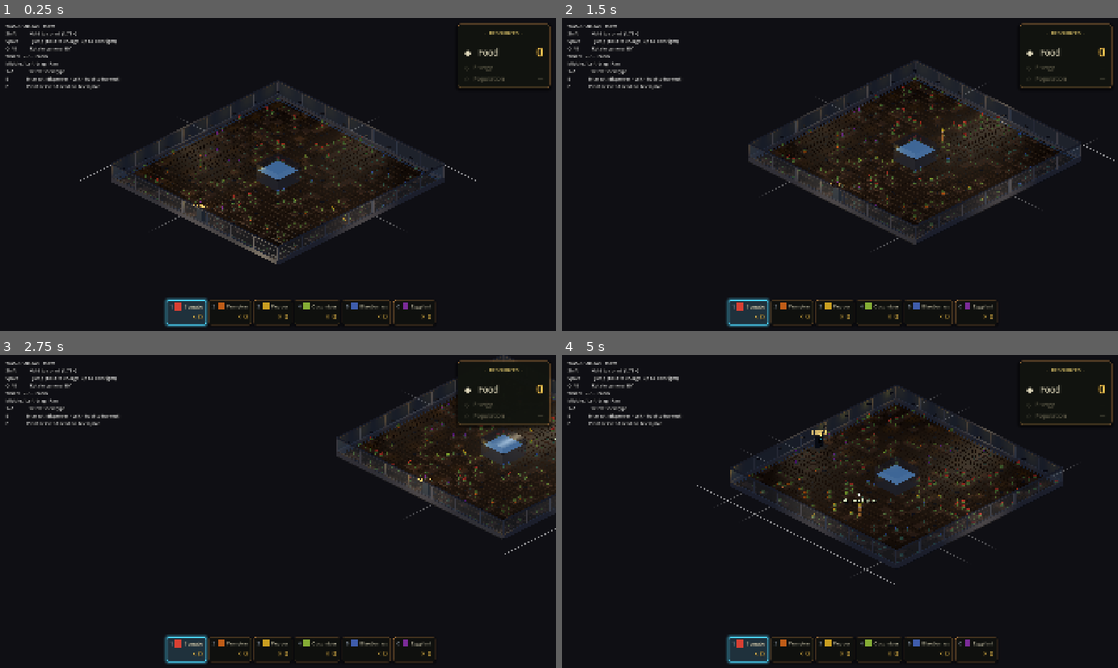
Above: before the commit, frames 1-4 (two rows, left to right).
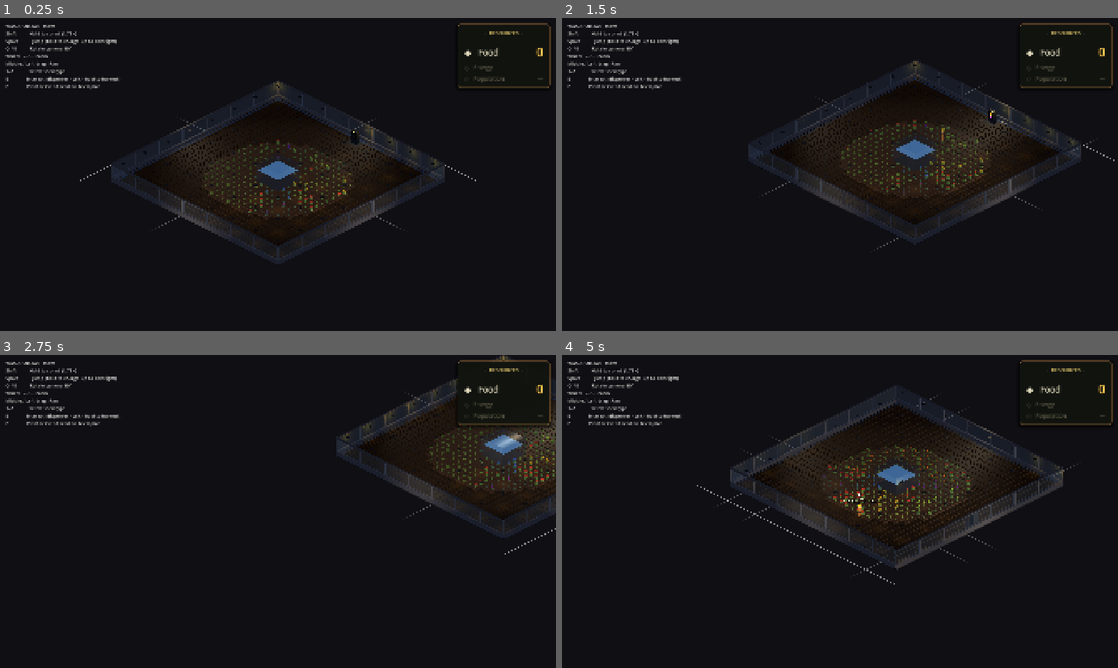
Above: after the commit, the same moments.

Repository: jaredclarkgay/space-tower-iso
Game: Godot game, scene res://scenes/iso_prototype/iso_prototype.tscn
Same seed, same stepped clock (60 frames per second), same inputs: the game is played once before the commit and once after it.
Inputs (mouse positions are in pixels of both pictures, inside the frame that each line leads up to):
- Up to frame 1 (0.25 s): no input
- Up to frame 2 (1.5 s): tap Enter at 0.5 s; move the mouse to (962, 158) at 0.52 s; hold D (move_right) 0.53-1.25 s; hold E (interact) 0.53-1.25 s; click (962, 158) at 0.67 s; tap Space (jump) at 0.77, 1.25 s; tap P (plant) at 0.8 s; drag from (728, 190) to (812, 237) at 1.27 s
- Up to frame 3 (2.75 s): tap Enter at 2 s; move the mouse to (333, 442) at 2.02 s; hold D (move_right) from 2.03 s (still down); hold Middle mouse button (camera_pan) from 2.03 s (still down); click (333, 442) at 2.17 s; tap P (plant) at 2.3 s
- Up to frame 4 (5 s): release D (move_right) at 2.75 s; release Middle mouse button (camera_pan) at 2.75 s; tap Space (jump) at 2.75, 3.77, 4.25 s; drag from (812, 574) to (673, 464) at 2.77 s; tap Enter at 3.5 s; move the mouse to (1006, 558) at 3.52 s; hold A (move_left) 3.53-4.25 s; hold R (camera_rotate_right) 3.53-4.25 s; click (1006, 558) at 3.67 s; tap P (plant) at 3.8 s; drag from (673, 464) to (756, 433) at 4.27 s

The runs differ from the first frame. In frame 1, 4.2% of the frame differs, in the area x 20-79%, y 20-99%; in frame 2, 4.0%; in frame 3, 3.1%; in frame 4, 4.4%, in the area x 29-91%, y 10-99%.

Commit message:
feat(iso): radial starter ring + camera/HUD reveal polish
Four operator-driven changes after first playthrough:

- CAMERA_YAW_DEG_INITIAL: 45° → -135°. Default camera now sits at
  the NW corner looking SE so the south-wall dispenser is visible
  front-and-centre on first spawn instead of behind the camera.
- Starter garden is a contiguous radial ring around the elevator
  (every cell within STARTER_GARDEN_RADIUS = 9.5 grid units gets a
  Voronoi-assigned plant type). Outside the ring stays empty for
  the player to plant into. Replaces the random shuffle that
  produced scattered patches.
- Dispenser overhead "SEEDS" label is hidden by default, fades in
  when the player walks into interaction range, fades out when
  they step away. Raised higher above the chassis for breathing room.
- SeedHud is hidden until the player's first successful dispenser
  interaction (driven by GameState.dispenser_first_used). Reveals
  with a fade + slight scale-pop. Added a "SEEDS" header above the
  cell row so the × N values read as seed counts, not fruit counts.

Co-Authored-By: Claude Opus 4.7 (1M context) <noreply@anthropic.com>

Diff:
--- a/autoloads/constants.gd
+++ b/autoloads/constants.gd
@@ -45,7 +45,10 @@
 
 # --- Camera (3D orthographic) ---
 const CAMERA_TILT_DEG := -30.0          # X rotation: looks down at the floor
-const CAMERA_YAW_DEG_INITIAL := 45.0    # Y rotation default
+# Y rotation default — places the camera at the NW corner looking SE so the
+# south-wall seed dispenser is visible front-and-centre on first spawn,
+# rather than behind the camera (where 45° put it).
+const CAMERA_YAW_DEG_INITIAL := -135.0
 const CAMERA_ROTATE_DURATION := 0.2     # seconds per 90° snap
 const CAMERA_DISTANCE := 20.0           # camera→pivot distance along its local frame
 const CAMERA_ORTHO_SIZE_DEFAULT := 40.0 # initial size (smaller = zoomed in); fits 30×30 floor
@@ -185,7 +188,13 @@
 # empty plots the player plants into using seeds dispensed by the perimeter
 # dispenser. Total density is conserved relative to the old auto-fill so the
 # floor doesn't read sparse on first arrival.
-const STARTER_GARDEN_DENSITY := 0.3        # fraction of non-elevator plots planted at start
+# Starter garden is now a contiguous circular region around the elevator —
+# every cell within STARTER_GARDEN_RADIUS (in grid units) is planted, every
+# cell outside is left empty for the player to plant into. Voronoi cluster
+# assignment still applies inside the ring for natural patch shapes. Radius
+# is tuned so the ring's area minus the elevator footprint ≈ 30% of the
+# floor (matches the original auto-fill density).
+const STARTER_GARDEN_RADIUS := 9.5
 const STARTER_STAGE_MIN := 2               # mature mix so the floor reads alive
 const STARTER_STAGE_MAX := 5
 
--- a/autoloads/game_state.gd
+++ b/autoloads/game_state.gd
@@ -60,3 +60,9 @@
 # Currently selected seed type — drives both which slot the dispenser yields
 # on E and which type the player plants on P. Number keys 1..6 set this.
 var selected_seed_type: String = "tomato"
+
+# Flips true the first time the player successfully takes a seed from the
+# dispenser. Drives the bottom-of-screen seed selector HUD reveal — the
+# panel stays hidden until this flag flips so the player isn't confused by
+# a row of "× 0" entries before they understand the seed loop.
+var dispenser_first_used: bool = false
--- a/scenes/iso_prototype/iso_dispenser.gd
+++ b/scenes/iso_prototype/iso_dispenser.gd
@@ -28,6 +28,12 @@
 # selected window each frame.
 var _highlight: MeshInstance3D
 var _highlight_target_world: Vector3 = Vector3.ZERO
+
+# Overhead "SEEDS" beacon — only shown while the player is in range so it
+# doesn't clutter the floor at game start.
+var _overhead_label: Label3D
+var _player_nearby: bool = false
+var _label_tween: Tween
 
 # The dispenser's interaction anchor. The player's distance is measured to
 # this point so the radius isn't skewed by the body's bounding box.
@@ -70,7 +76,14 @@
 # --- Public interaction API ----------------------------------------------
 
 func is_interactable_at(player_world_pos: Vector3, radius: float) -> bool:
-	return _interact_anchor.distance_to(player_world_pos) <= radius
+	# Track proximity as a side-effect so the overhead label (and any other
+	# range-gated visuals) can fade in/out without the dispenser needing a
+	# direct ref to the player. The player calls this every physics frame.
+	var in_range: bool = _interact_anchor.distance_to(player_world_pos) <= radius
+	if in_range != _player_nearby:
+		_player_nearby = in_range
+		_fade_overhead_label(in_range)
+	return in_range
 
 
 func try_interact() -> bool:
@@ -79,9 +92,25 @@
 		return false
 	_stock[key] = int(_stock[key]) - 1
 	_gs.seed_pouch[key] = int(_gs.seed_pouch.get(key, 0)) + 1
+	# Reveals the bottom-of-screen seed selector HUD on first use. Once
+	# flipped this stays true for the rest of the session.
+	_gs.dispenser_first_used = true
 	_refresh_one_window(key)
 	_spawn_dispense_feedback(key)
 	return true
+
+
+func _fade_overhead_label(visible_now: bool) -> void:
+	if _overhead_label == null:
+		return
+	# Cancel any in-flight fade so rapid enter/exit doesn't stack tweens.
+	if _label_tween and _label_tween.is_running():
+		_label_tween.kill()
+	var target_text_a: float = 1.0 if visible_now else 0.0
+	var target_outline_a: float = 0.95 if visible_now else 0.0
+	_label_tween = create_tween().set_parallel(true)
+	_label_tween.tween_property(_overhead_label, ^"modulate:a", target_text_a, 0.25)
+	_label_tween.tween_property(_overhead_label, ^"outline_modulate:a", target_outline_a, 0.25)
 
 
 func get_interaction_label() -> String:
@@ -209,22 +238,23 @@
 		}
 
 
-# Billboarded "SEEDS" label that floats above the dispenser so the player
-# can spot it from across the floor on first spawn. Pulses gently in
-# brightness so it reads as a "kiosk" indicator rather than dead signage.
+# Billboarded "SEEDS" label that floats above the dispenser. Hidden by
+# default — fades in only when the player walks into interaction range so
+# the floor stays uncluttered at spawn. Sits well above the chassis so the
+# label and dispenser body don't crowd each other in iso framing.
 func _build_overhead_label() -> void:
-	var label := Label3D.new()
-	label.name = "OverheadLabel"
-	label.text = "SEEDS"
-	label.font_size = 80
-	label.outline_size = 10
-	label.modulate = Color(1.0, 0.85, 0.45, 1.0)   # warm amber
-	label.outline_modulate = Color(0.10, 0.05, 0.0, 0.95)
-	label.pixel_size = 0.0085
-	label.billboard = BaseMaterial3D.BILLBOARD_ENABLED
-	label.no_depth_test = true
-	label.position = Vector3(0, _BODY_H + 0.45, 0)
-	add_child(label)
+	_overhead_label = Label3D.new()
+	_overhead_label.name = "OverheadLabel"
+	_overhead_label.text = "SEEDS"
+	_overhead_label.font_size = 80
+	_overhead_label.outline_size = 10
+	_overhead_label.modulate = Color(1.0, 0.85, 0.45, 0.0)   # warm amber, starts fully transparent
+	_overhead_label.outline_modulate = Color(0.10, 0.05, 0.0, 0.0)
+	_overhead_label.pixel_size = 0.0085
+	_overhead_label.billboard = BaseMaterial3D.BILLBOARD_ENABLED
+	_overhead_label.no_depth_test = true
+	_overhead_label.position = Vector3(0, _BODY_H + 1.4, 0)   # raised — clear breathing room
+	add_child(_overhead_label)
 
 
 func _build_highlight() -> void:
--- a/scenes/iso_prototype/iso_floor.gd
+++ b/scenes/iso_prototype/iso_floor.gd
@@ -424,45 +424,47 @@
 	return dx < 0.7 and dz < 0.6
 
 
-# Drop the existing Voronoi pattern over only ~STARTER_GARDEN_DENSITY of the
-# non-elevator cells; the rest stay empty for the player to plant into. A
-# random subset of cells is selected as the starter region, and within that
-# subset the existing per-type Voronoi clustering still applies — so the
-# starter garden reads as natural patches rather than scattered crops.
+# Fill every cell within STARTER_GARDEN_RADIUS of the grid centre with a
+# Voronoi-assigned plant type. Cells outside the radius stay empty for the
+# player to plant into. The result reads as a tidy circular garden around
+# the elevator core, with empty land beyond ready for expansion.
 func _seed_starter_garden() -> void:
 	var grid_size: int = int(_c.GARDEN_GRID_SIZE)
-	var inset: float = 3.0   # keep seeds away from the very edges
+	var center := Vector2(
+		float(grid_size) * 0.5 - 0.5,
+		float(grid_size) * 0.5 - 0.5,
+	)
+	var radius: float = float(_c.STARTER_GARDEN_RADIUS)
+	# Voronoi seeds inside the starter ring only, so per-type clusters stay
+	# inside the planted region and the inset doesn't push them beyond it.
+	var seed_inset: float = 1.0
 	var seeds: Array = []
 	for type_data in _c.PLANT_TYPES:
 		var seed_count: int = int(type_data.get("seed_count", 1))
 		for _s in range(seed_count):
-			var sx: float = _rng.randf_range(inset, float(grid_size) - inset)
-			var sy: float = _rng.randf_range(inset, float(grid_size) - inset)
+			var theta: float = _rng.randf() * TAU
+			var r: float = _rng.randf_range(0.0, max(0.0, radius - seed_inset))
+			var sx: float = center.x + cos(theta) * r
+			var sy: float = center.y + sin(theta) * r
 			seeds.append({"pos": Vector2(sx, sy), "type": type_data})
 
-	# Build a list of plantable cells, then pick STARTER_GARDEN_DENSITY of
-	# them at random for the starter garden.
-	var plantable: Array = []
 	for i in range(grid_size):
 		for j in range(grid_size):
 			if _is_elevator_cell(i, j):
 				continue
 			if _is_dispenser_cell(i, j):
 				continue
-			plantable.append(Vector2i(i, j))
-	plantable.shuffle()
-	var starter_count: int = int(round(float(plantable.size()) * _c.STARTER_GARDEN_DENSITY))
-	for k in range(starter_count):
-		var coord: Vector2i = plantable[k]
-		var cell_pos := Vector2(float(coord.x), float(coord.y))
-		var best_type: Dictionary = seeds[0].type
-		var best_dist: float = INF
-		for seed_data in seeds:
-			var d: float = cell_pos.distance_squared_to(seed_data.pos)
-			if d < best_dist:
-				best_dist = d
-				best_type = seed_data.type
-		_plant_assignments[coord] = best_type
+			var cell_pos := Vector2(float(i), float(j))
+			if cell_pos.distance_to(center) > radius:
+				continue
+			var best_type: Dictionary = seeds[0].type
+			var best_dist: float = INF
+			for seed_data in seeds:
+				var d: float = cell_pos.distance_squared_to(seed_data.pos)
+				if d < best_dist:
+					best_dist = d
+					best_type = seed_data.type
+			_plant_assignments[Vector2i(i, j)] = best_type
 
 
 # Public lookup used by iso_robot.gd to snake-scan the grid.
--- a/scenes/iso_prototype/seed_hud.gd
+++ b/scenes/iso_prototype/seed_hud.gd
@@ -23,6 +23,8 @@
 var _cells: Dictionary = {}     # seed_key -> Dictionary of refs
 var _style_idle: StyleBoxFlat
 var _style_selected: StyleBoxFlat
+var _revealed: bool = false      # mirrors GameState.dispenser_first_used after the reveal tween completes
+const _HEADER_H := 22.0
 
 
 func _ready() -> void:
@@ -31,24 +33,50 @@
 
 	var n: int = int(_c.SEED_TYPE_ORDER.size())
 	var total_w: float = n * _CELL_W + (n - 1) * _CELL_GAP
+	var total_h: float = _CELL_H + _HEADER_H + 4.0
 
 	mouse_filter = Control.MOUSE_FILTER_PASS
-	custom_minimum_size = Vector2(total_w, _CELL_H)
+	custom_minimum_size = Vector2(total_w, total_h)
 	anchor_left = 0.5
 	anchor_right = 0.5
 	anchor_top = 1.0
 	anchor_bottom = 1.0
 	offset_left = -total_w * 0.5
 	offset_right = total_w * 0.5
-	offset_top = -(_CELL_H + _BOTTOM_MARGIN)
+	offset_top = -(total_h + _BOTTOM_MARGIN)
 	offset_bottom = -_BOTTOM_MARGIN
+
+	# Hidden until the player's first dispenser interaction. Modulate.a gates
+	# visibility (rather than `visible = false`) so the reveal tween has
+	# something to animate in on.
+	modulate = Color(1, 1, 1, 0)
+	pivot_offset = Vector2(total_w * 0.5, total_h)
+
+	# Header label centred above the cell row — clarifies what the row is
+	# counting once revealed (so the × N reads as seeds, not fruits).
+	var header := Label.new()
+	header.name = "Header"
+	header.text = "SEEDS"
+	header.horizontal_alignment = HORIZONTAL_ALIGNMENT_CENTER
+	header.add_theme_font_size_override("font_size", 14)
+	header.add_theme_color_override("font_color", Color(0.94, 0.83, 0.45, 0.85))
+	header.add_theme_color_override("font_outline_color", Color(0, 0, 0, 0.8))
+	header.add_theme_constant_override("outline_size", 4)
+	header.anchor_left = 0.0
+	header.anchor_right = 1.0
+	header.offset_top = 0
+	header.offset_bottom = _HEADER_H
+	header.mouse_filter = Control.MOUSE_FILTER_IGNORE
+	add_child(header)
 
 	var hbox := HBoxContainer.new()
 	hbox.name = "Cells"
 	hbox.add_theme_constant_override("separation", int(_CELL_GAP))
+	hbox.anchor_left = 0.0
+	hbox.anchor_top = 0.0
 	hbox.anchor_right = 1.0
 	hbox.anchor_bottom = 1.0
-	hbox.offset_right = 0
+	hbox.offset_top = _HEADER_H + 4.0
 	hbox.offset_bottom = 0
 	hbox.mouse_filter = Control.MOUSE_FILTER_PASS
 	add_child(hbox)
@@ -61,7 +89,20 @@
 
 
 func _process(_delta: float) -> void:
+	# First-reveal: fade + slight scale-pop the moment the player takes
+	# their first seed from the dispenser.
+	if not _revealed and _gs.dispenser_first_used:
+		_revealed = true
+		_play_reveal_tween()
 	_refresh()
+
+
+func _play_reveal_tween() -> void:
+	scale = Vector2(0.92, 0.92)
+	var tween := create_tween().set_parallel(true)
+	tween.tween_property(self, ^"modulate:a", 1.0, 0.35)
+	tween.tween_property(self, ^"scale", Vector2(1, 1), 0.4) \
+		.set_trans(Tween.TRANS_BACK).set_ease(Tween.EASE_OUT)
 
 
 # --- Build ---------------------------------------------------------------
